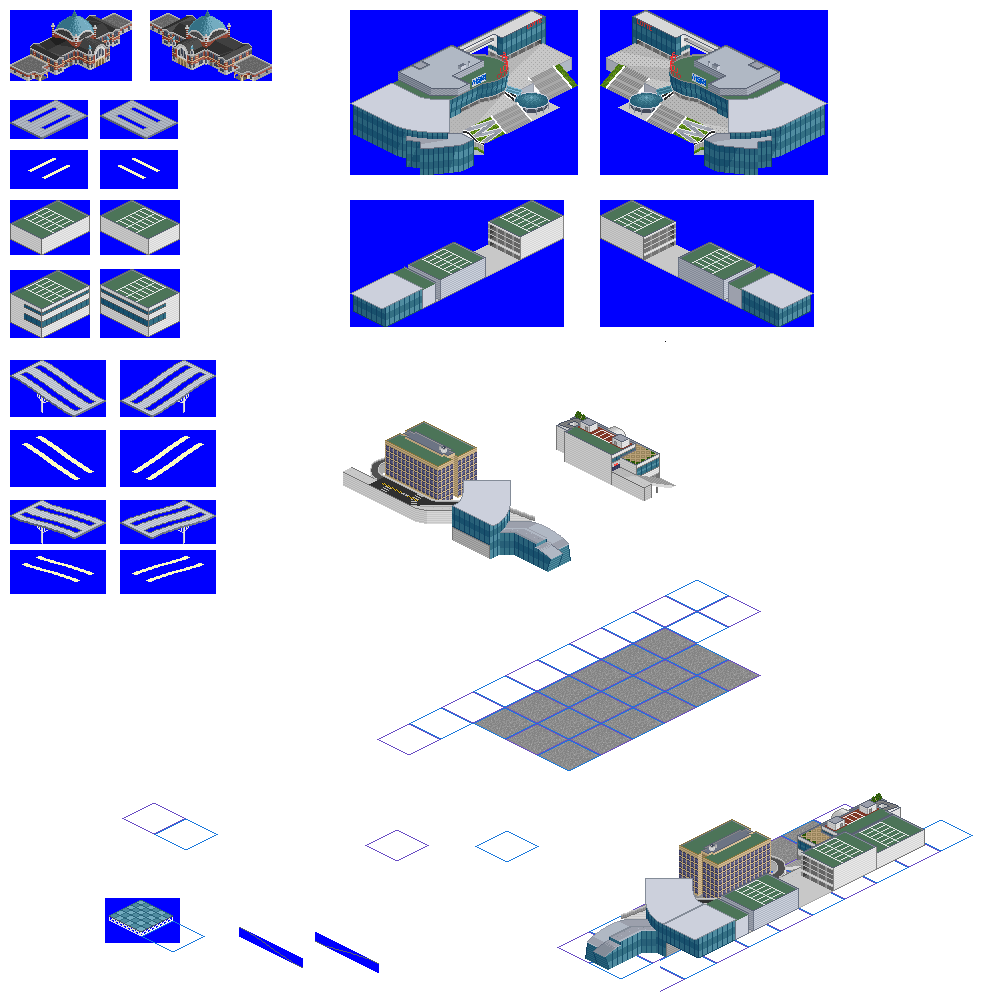
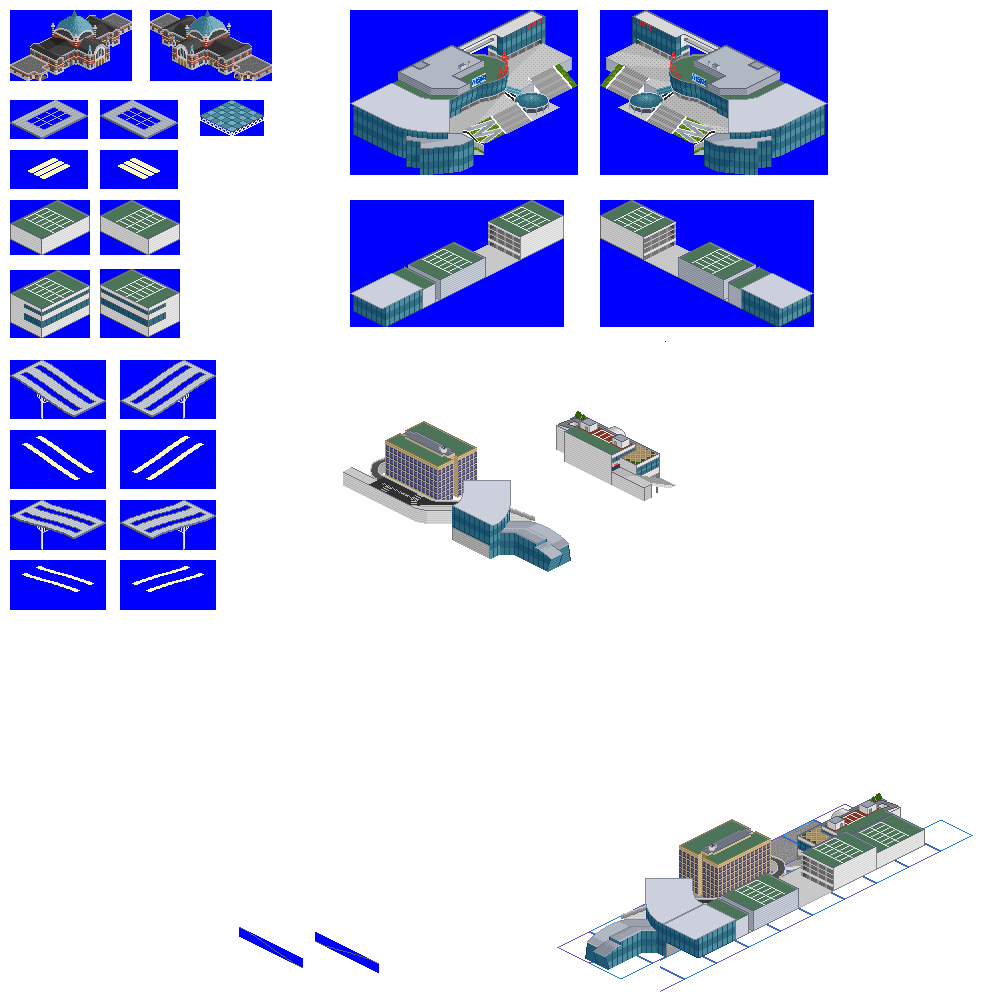
The second 1000 × 1000 image is a revision of the first. Changes to its layers:
painted on "buildings" over left=56, top=16, right=226, bottom=31
painted on "buildings _6" over left=22, top=100, right=264, bottom=936
painted on "buildings _3" over left=12, top=100, right=176, bottom=179
painted on "grounds_2" over left=109, top=580, right=729, bottom=952
painted on "grounds" over left=105, top=596, right=761, bottom=943
painted on "배경" over left=10, top=100, right=264, bottom=610
